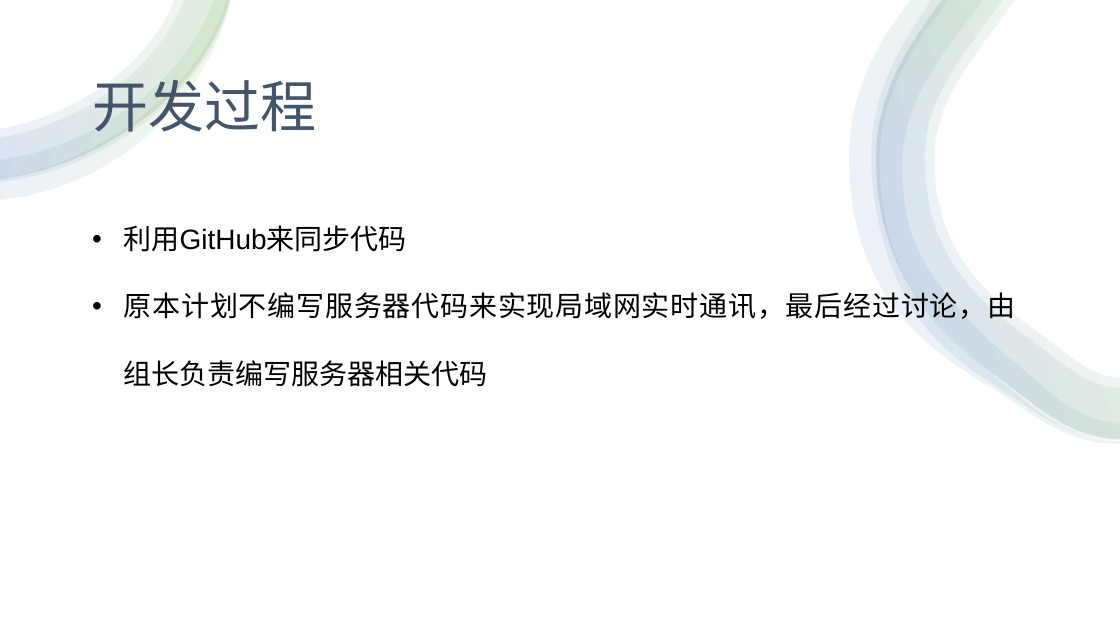
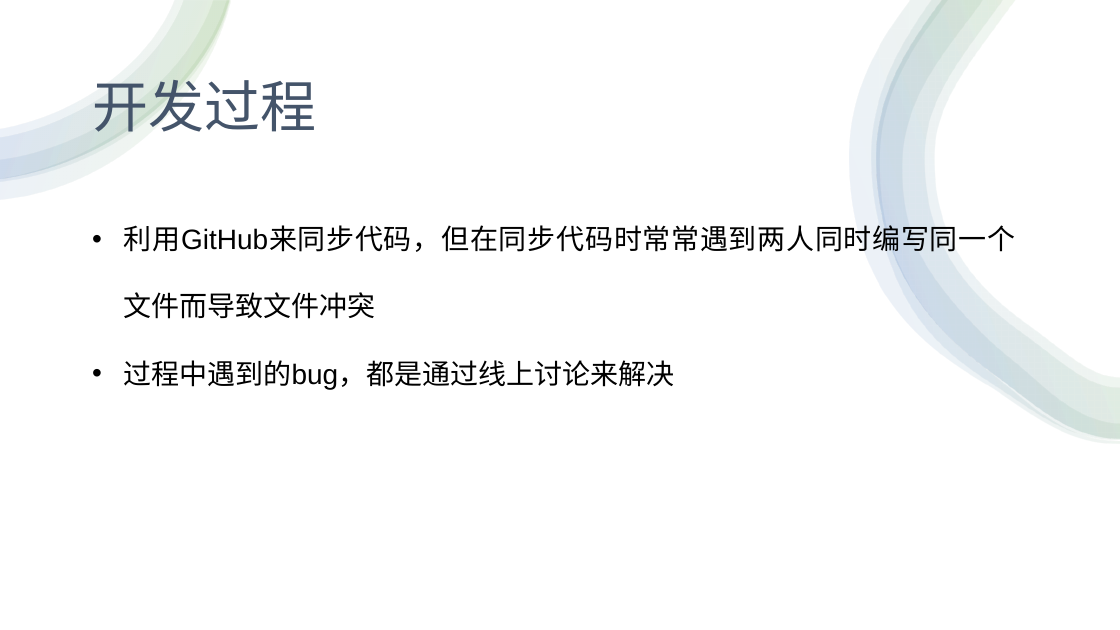
Before and after one commit to SeeChen/LCS_lanChatSoftware, a slide deck: slide 17 of LCS-实时通讯软件5组/LCS实时通讯软件.pptx. Drawn at 1120x630 pixels with LibreOffice and Linux fonts; fonts in the diff are those of the drawing. Boxes give left, top, right and bottom in pixels: in the first picture for what was removed or moved away, otherwise in the second. Text is boxed around its words. In the diff, an @@ line names an element or a change of style, - is before the commit and + after.

```diff
--- a/LCS-实时通讯软件5组/LCS实时通讯软件.pptx
+++ b/LCS-实时通讯软件5组/LCS实时通讯软件.pptx
@@ text at <box>124,221,1016,390</box>: text changed @@
-• 利用GitHub来同步代码
-• 原本计划不编写服务器代码来实现局域网实时通讯，最后经过讨论，由组长负责编写服务器相关代码
+• 利用GitHub来同步代码，但在同步代码时常常遇到两人同时编写同一个文件而导致文件冲突
+• 过程中遇到的bug，都是通过线上讨论来解决
```
Also in this commit, not shown: 1 other slide changed.
